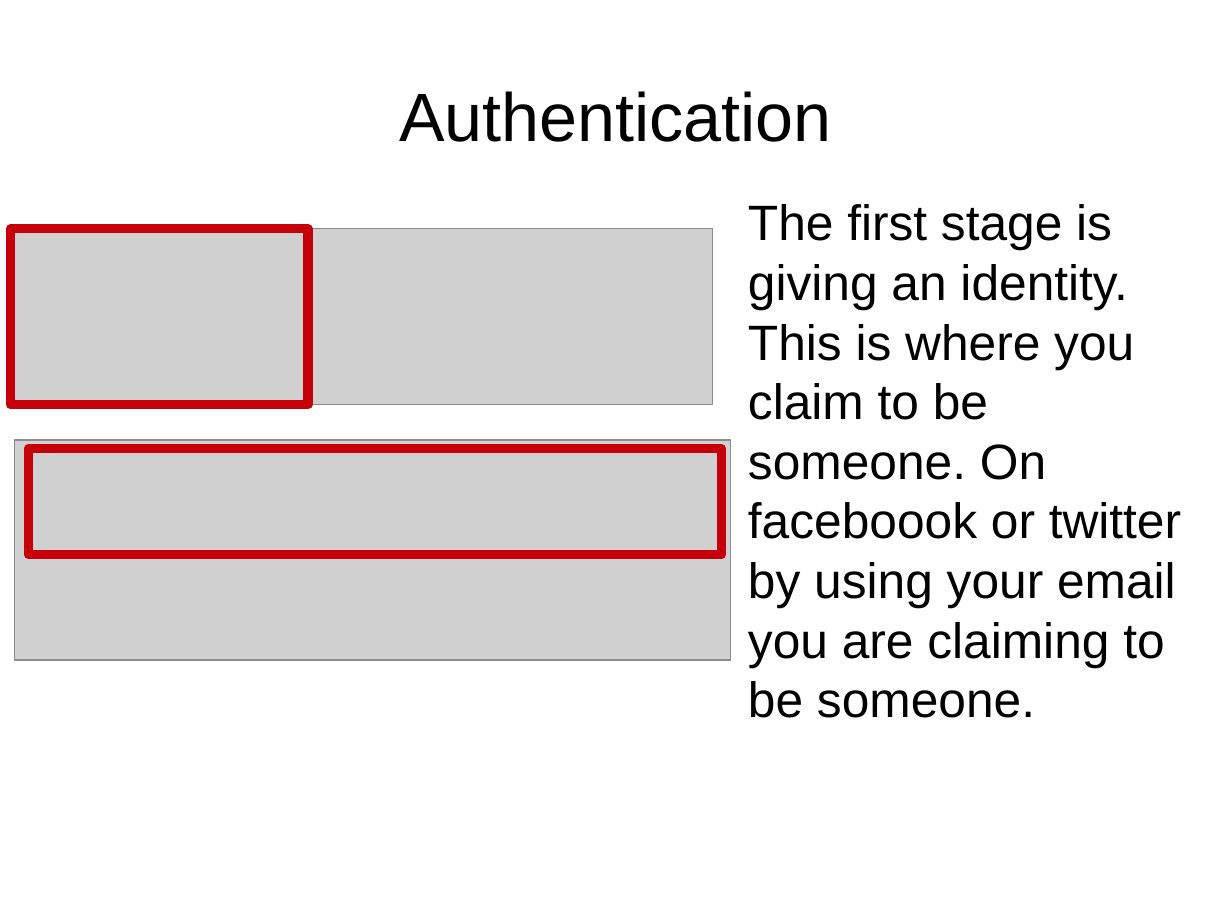
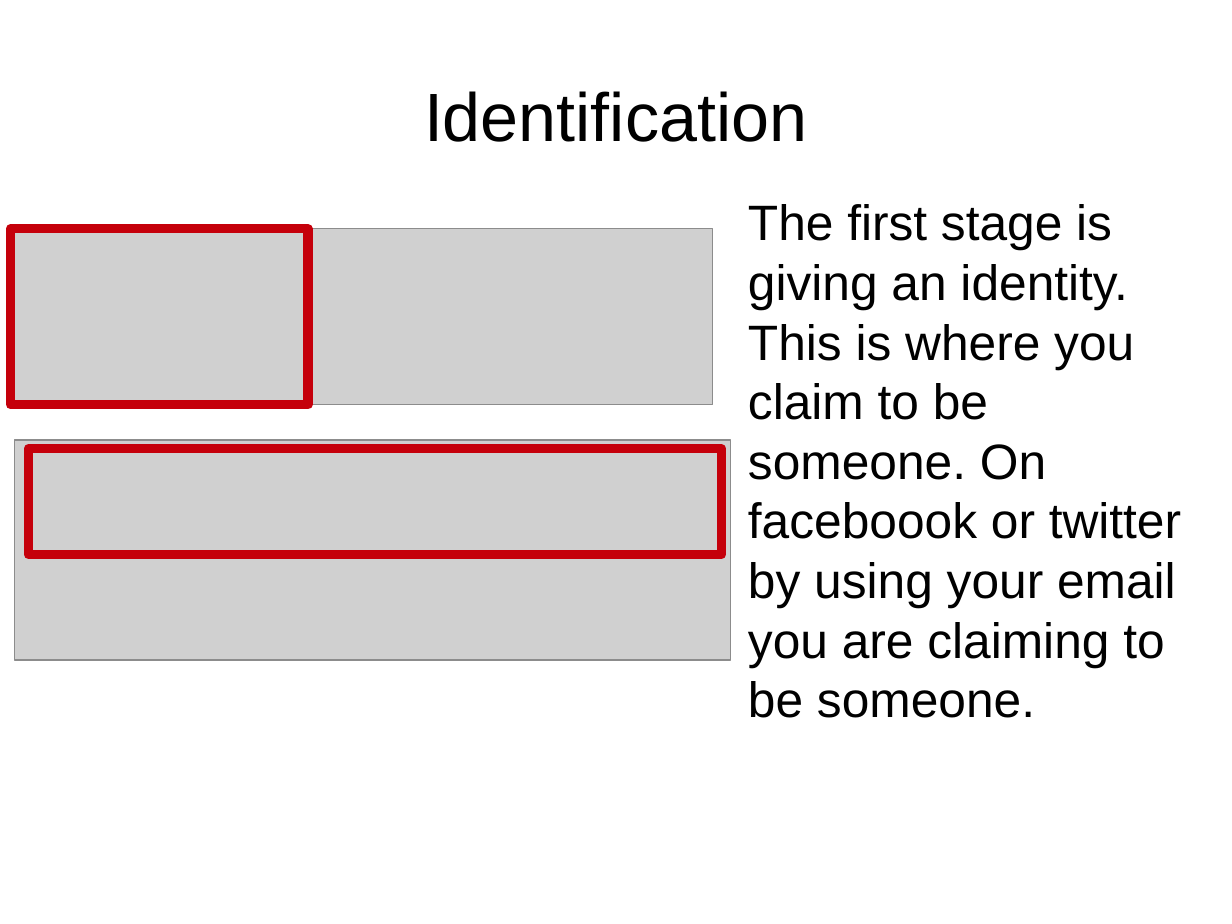
Before and after one commit to EuanCockburn/HCSpasswordgroup, a slide deck: slide 15 of 'Story board'.odp. Drawn at 1232x924 pixels with LibreOffice and Linux fonts; fonts in the diff are those of the drawing; grey boxes stand for pictures. Boxes give left, top, right and bottom in pixels: in the first picture for what was removed or moved away, otherwise in the second. Text is boxed around its words. In the diff, an @@ line names an element or a change of style, - is before the commit and + after.

```diff
--- a/'Story board'.odp
+++ b/'Story board'.odp
@@ title at [424, 91, 807, 142]: text changed @@
-Authentication
+Identification
```
Also in this commit, not shown: 5 slides added, 7 other files.
